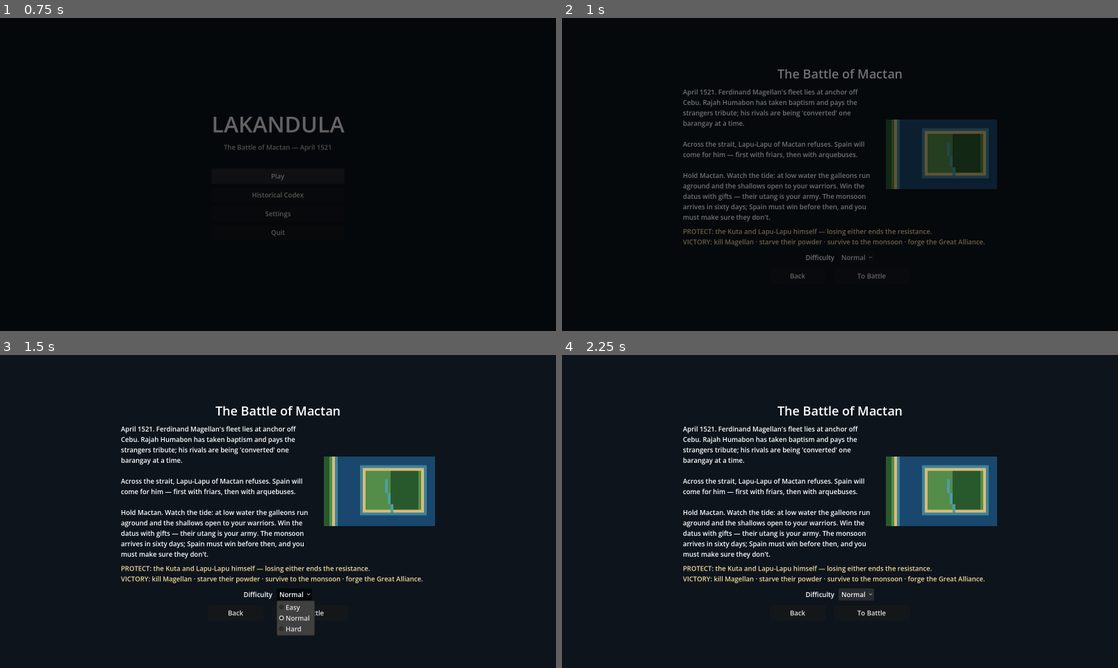
Above: before the commit, frames 1-4 (two rows, left to right).
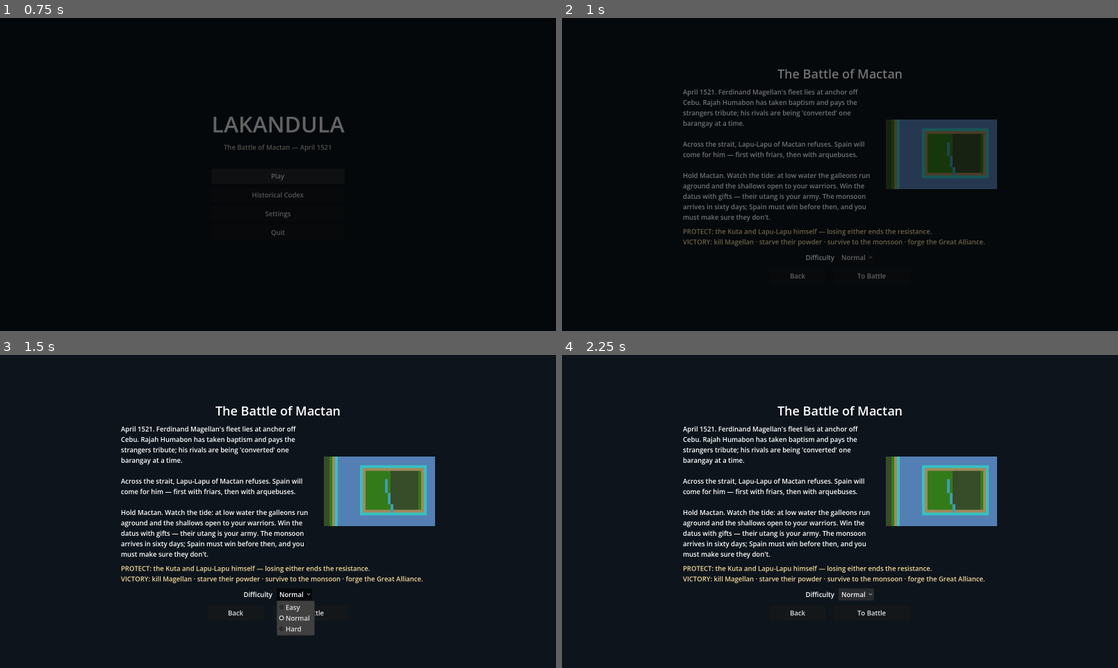
Above: after the commit, the same moments.

Repository: iamdusky/lakandula
Game: Godot game, scene res://scenes/ui/main_menu.tscn
The game is run twice, just before and just after one commit, with the same random seed, the same clock (stepped at 60 frames per second) and the same inputs.
Inputs:
- Up to frame 1 (0.75 s): click "Play" at 0.5 s
- Up to frame 2 (1 s): no input
- Up to frame 3 (1.5 s): click "Normal" at 1.25 s
- Up to frame 4 (2.25 s): click "Normal" at 2 s

Frame 1 is identical in both runs. In frame 2, 2.4% of the frame differs, in the area x 60-79%, y 32-55%; in frame 3, 3.6%, in the area x 59-79%, y 32-55%; in frame 4, 3.6%.

Commit message:
Sample UI terrain palette from the atlas art (closes #2 item 3)
MapData.terrain_color() averages each tile of terrain_atlas.png at runtime
(cached; const TERRAIN_COLORS kept as load-failure fallback), so the
minimap, briefing preview, and HUD tide swatch always match the shipped
art — including any future atlas regeneration. Tide swatch maps LOW=beach,
RISING/FALLING=shallows, HIGH=open water. Smoke test asserts the sampled
palette (194 checks).

Diff:
--- a/scripts/map/map_data.gd
+++ b/scripts/map/map_data.gd
@@ -19,6 +19,8 @@
 	"r": "river",
 }
 
+## Fallback only — the real palette is sampled from the terrain atlas so the
+## minimap/preview/tide-swatch always match the shipped art (issue #2).
 const TERRAIN_COLORS := {
 	"land": Color(0.33, 0.55, 0.29),
 	"jungle": Color(0.16, 0.35, 0.18),
@@ -28,6 +30,38 @@
 	"shallows": Color(0.25, 0.51, 0.60),
 }
 
+## Column order in assets/gen/terrain_atlas.png (matches MapBuilder.ATLAS_X).
+const ATLAS_ORDER := ["land", "jungle", "beach", "river", "open_water", "shallows"]
+const ATLAS_TILE := 64
+
+static var _sampled_colors := {}
+
+
+## Average tile color, sampled once from the atlas art.
+static func terrain_color(terrain: String) -> Color:
+	if _sampled_colors.is_empty():
+		_sample_atlas_colors()
+	return _sampled_colors.get(terrain, TERRAIN_COLORS.get(terrain, Color.BLACK))
+
+
+static func _sample_atlas_colors() -> void:
+	var texture := load("res://assets/gen/terrain_atlas.png") as Texture2D
+	if texture == null:
+		_sampled_colors = TERRAIN_COLORS.duplicate()
+		return
+	var image := texture.get_image()
+	if image.is_compressed():
+		image.decompress()
+	for i in ATLAS_ORDER.size():
+		var sum := Vector3.ZERO
+		var count := 0
+		for y in range(0, ATLAS_TILE, 2):
+			for x in range(0, ATLAS_TILE, 2):
+				var pixel := image.get_pixel(i * ATLAS_TILE + x, y)
+				sum += Vector3(pixel.r, pixel.g, pixel.b)
+				count += 1
+		_sampled_colors[ATLAS_ORDER[i]] = Color(sum.x / count, sum.y / count, sum.z / count)
+
 
 ## One pixel per cell — used by the minimap and the briefing map preview.
 static func build_preview_texture() -> ImageTexture:
@@ -36,7 +70,7 @@
 		var row := ROWS[y]
 		for x in row.length():
 			var terrain: String = LEGEND.get(row[x], "land")
-			image.set_pixel(x, y, TERRAIN_COLORS.get(terrain, Color.BLACK))
+			image.set_pixel(x, y, terrain_color(terrain))
 	return ImageTexture.create_from_image(image)
 
 const ROWS: Array[String] = [
--- a/scripts/ui/hud.gd
+++ b/scripts/ui/hud.gd
@@ -12,17 +12,20 @@
 @onready var _tide_label: Label = $TideBox/TideLabel
 @onready var _tide_swatch: ColorRect = $TideBox/TideSwatch
 
-const TIDE_COLORS := {
-	"LOW": Color(0.85, 0.74, 0.48),
-	"RISING": Color(0.35, 0.62, 0.66),
-	"HIGH": Color(0.16, 0.38, 0.58),
-	"FALLING": Color(0.30, 0.52, 0.58),
-}
+## Filled in _ready from the terrain atlas so the swatch matches the art:
+## LOW = exposed sand, HIGH = deep water, RISING/FALLING = shallows.
+var _tide_colors := {}
 
 var _note_tween: Tween
 
 
 func _ready() -> void:
+	_tide_colors = {
+		"LOW": MapData.terrain_color("beach"),
+		"RISING": MapData.terrain_color("shallows"),
+		"HIGH": MapData.terrain_color("open_water"),
+		"FALLING": MapData.terrain_color("shallows").darkened(0.15),
+	}
 	EventBus.resources_changed.connect(_on_resources_changed)
 	EventBus.day_advanced.connect(_on_day_advanced)
 	EventBus.hud_notification.connect(_on_notification)
@@ -37,7 +40,7 @@
 	var seconds := maxi(0, int(TideManager.time_left()))
 	_tide_label.text = "Tide: %s — turns in %d:%02d" % [
 		TideManager.phase_name(), seconds / 60, seconds % 60]
-	_tide_swatch.color = TIDE_COLORS.get(TideManager.phase_name(), Color.WHITE)
+	_tide_swatch.color = _tide_colors.get(TideManager.phase_name(), Color.WHITE)
 
 
 func _on_resources_changed(faction: String, res: Dictionary) -> void:
--- a/tools/smoke_test.gd
+++ b/tools/smoke_test.gd
@@ -565,6 +565,9 @@
 		_check(packed != null and packed.can_instantiate(), "scene loads: " + scene_path)
 	_check(SceneFlow._rect != null, "scene fader ready")
 	_check(MapData.build_preview_texture() != null, "briefing map preview builds")
+	_check(MapData.terrain_color("land") != Color.BLACK
+		and MapData.terrain_color("land") != MapData.terrain_color("open_water"),
+		"terrain palette sampled from atlas art")
 
 	var previous_music := GameSettings.music_volume
 	GameSettings.set_music_volume(0.5)
